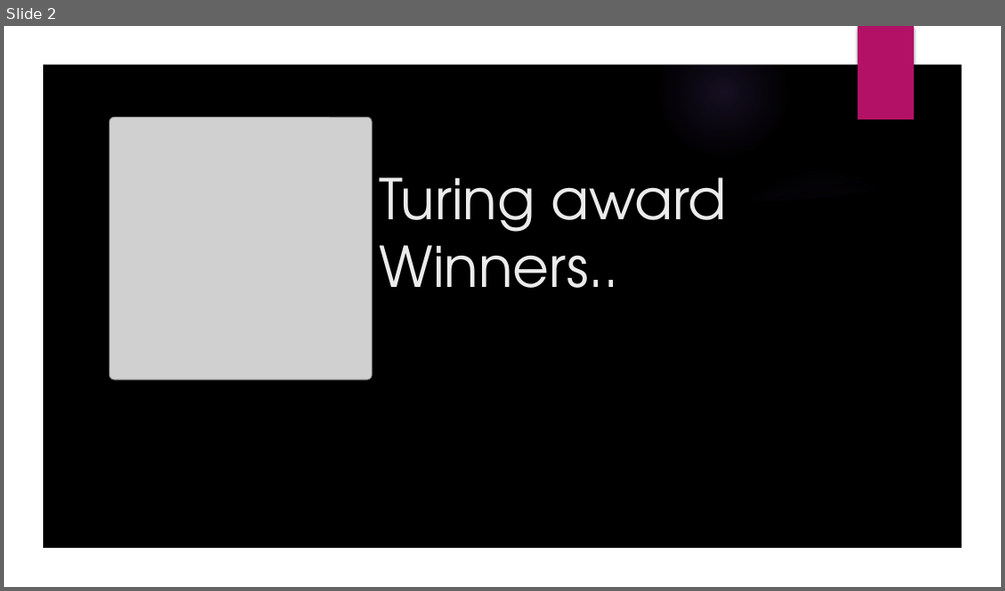
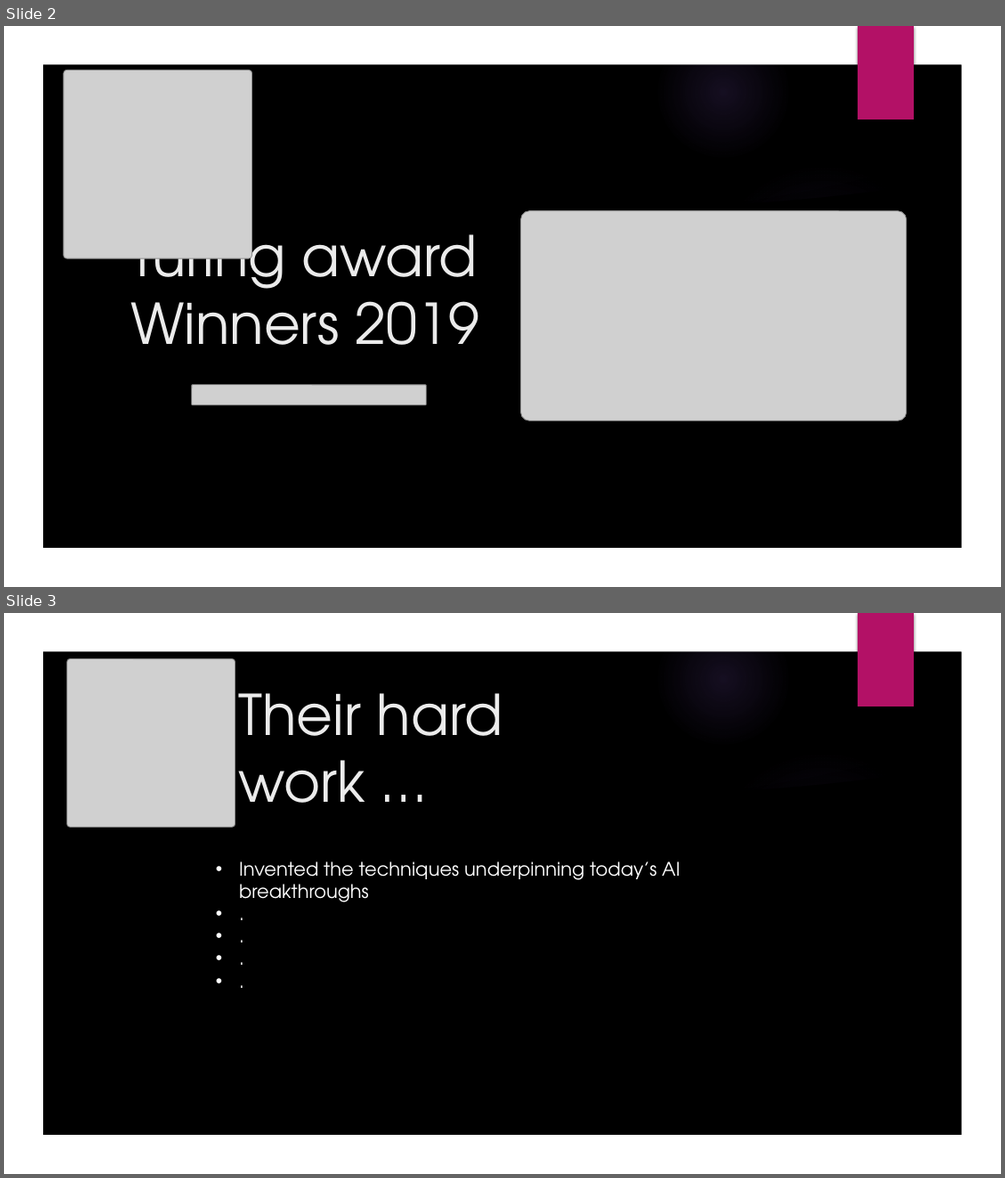
Before and after one commit to GallagherStephen/ResearchMethodsPresentation, a slide deck: Research Methods in Computing Presentation.pptx. Shown one above the other, each under a label of ours: slide 2 before the commit, slides 2 and 3 after it. The pictures are 1005x591 and 1005x1178 pixels, drawn with LibreOffice and Linux fonts; fonts in the diff are those of the drawing; grey boxes stand for pictures; background and template pictures are left out. Boxes give left, top, right and bottom in pixels: in the first picture for what was removed or moved away, otherwise in the second. Text is boxed around its words. In the diff, an @@ line names an element or a change of style, - is before the commit and + after.

```diff
--- a/Research Methods in Computing Presentation.pptx
+++ b/Research Methods in Computing Presentation.pptx
@@ slide 3 added at box(4, 613, 1001, 1174), background picture (left out); not listed: 7 template elements that a slide beside it also shows @@
@@ freeform shape added at box(4, 613, 1001, 1174), fill #000000 @@
@@ freeform shape added at box(4, 613, 1001, 1174), fill #FFFFFF @@
@@ rectangle added at box(858, 613, 914, 706), fill #B31166 @@
@@ picture added at box(67, 658, 235, 827) @@
@@ title added at box(238, 693, 503, 803), 54 pt, text #EBEBEB @@
+Their hard work …
@@ text added at box(239, 861, 680, 902), 18 pt, text #FFFFFF @@
+• Invented the techniques underpinning today’s AI breakthroughs
+• .
+• .
+• .
+• .
@@ slide 2 changed as well @@
@@ picture: place and size @@
-picture at box(109, 118, 372, 379)
+picture at box(64, 70, 252, 258)
@@ picture added at box(521, 211, 906, 420) @@
@@ title at box(130, 217, 479, 345): text changed @@
-Turing award Winners..
+Turing award Winners 2019
@@ picture added at box(192, 385, 427, 405) @@
```
Also in this commit, not shown: 1 other slide changed, 2 other slides added, 3 slides removed.
